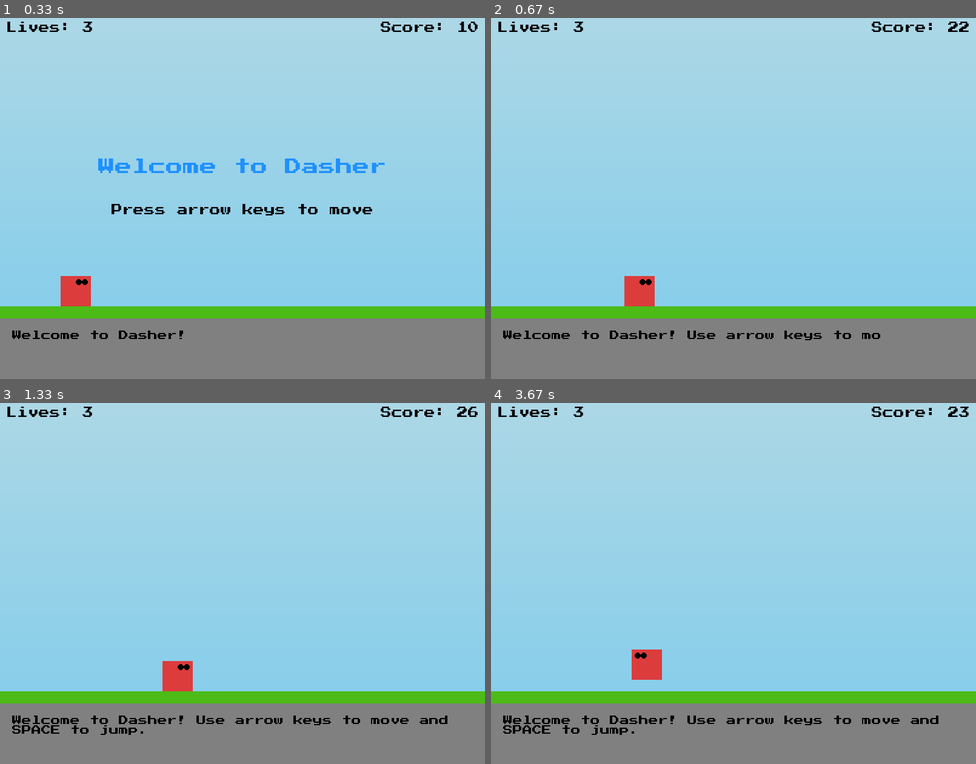
Above: before the commit, frames 1-4 (two rows, left to right).
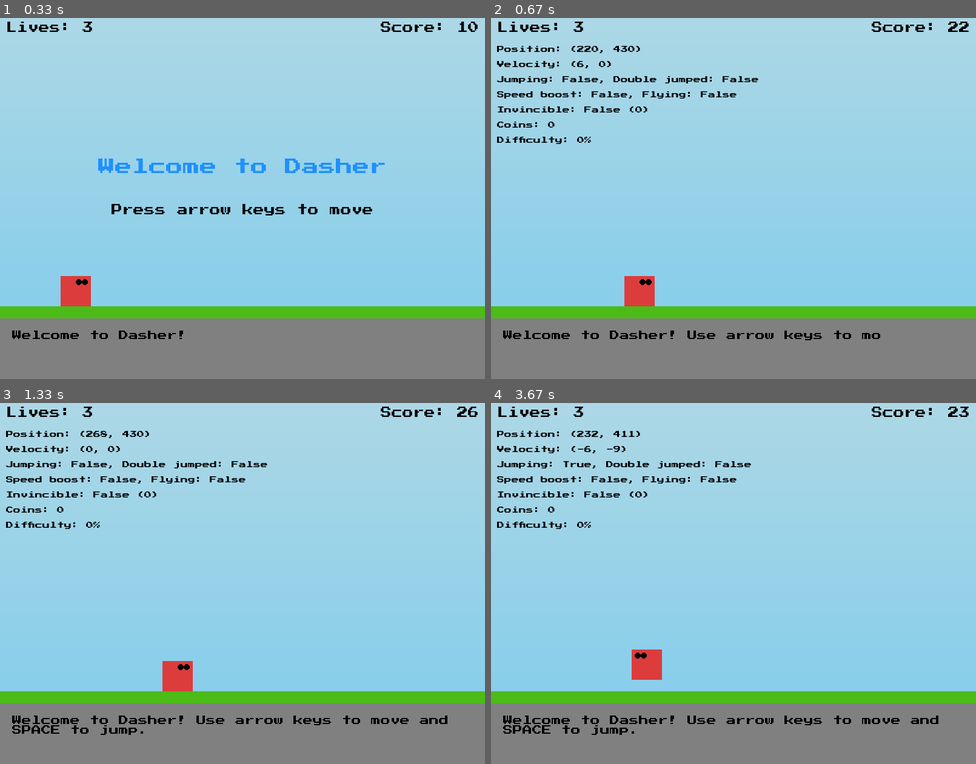
Above: after the commit, the same moments.

Repository: jakezhiming/dasher
Game: pygame game, started from main.py
Same seed, same stepped clock (60 frames per second), same inputs: the game is played once before the commit and once after it.
Inputs:
- Up to frame 1 (0.33 s): no input
- Up to frame 2 (0.67 s): hold D from 0.33 s (still down); hold Right from 0.33 s (still down)
- Up to frame 3 (1.33 s): release D at 0.8 s; release Right at 0.8 s
- Up to frame 4 (3.67 s): hold Left from 3.57 s (still down); tap Space at 3.63 s

Frame 1 is identical in both runs. In frame 2, 1.5% of the frame differs, in the area x 1-56%, y 7-35%; in frame 3, 1.5%; in frame 4, 1.5%.

Commit message:
fix debug pannel bug

Diff:
--- a/input_handler.py
+++ b/input_handler.py
@@ -4,14 +4,16 @@
 # Global variables for input state
 space_key_pressed = False
 d_key_pressed = False
-show_debug = False
+show_debug = False  # Start with debug off
 
 def handle_input(player):
     """Handle keyboard input for player movement and debug toggle."""
     global space_key_pressed, show_debug, d_key_pressed
     keys = pygame.key.get_pressed()
 
-    # Toggle debug display with 'D' key
+    # Toggle debug display with 'D' key (both uppercase and lowercase)
+    # Note: pygame.K_d is lowercase 'd', pygame.K_CAPITAL_D doesn't exist
+    # Pygame handles this automatically based on the key pressed, not the case
     if keys[pygame.K_d] and not d_key_pressed:
         show_debug = not show_debug
         d_key_pressed = True
--- a/main.py
+++ b/main.py
@@ -11,7 +11,7 @@
 from player import Player
 from game_objects import Floor, Platform, Obstacle, Coin, PowerUp
 from ui import draw_status_bar, draw_debug_info, message_manager
-from input_handler import handle_input, update_scroll, show_debug
+import input_handler
 from level_generator import generate_new_segment, remove_old_objects
 
 # Initialize Pygame
@@ -39,17 +39,19 @@
 
 # Main loop
 running = True
+frame_count = 0
 while running:
+    frame_count += 1
     for event in pygame.event.get():
         if event.type == pygame.QUIT:
             running = False
 
     if game_state == GAME_RUNNING:
         # Game logic
-        player_has_moved = handle_input(player) or player_has_moved
+        player_has_moved = input_handler.handle_input(player) or player_has_moved
 
         game_over = player.update(floors, platforms, obstacles, coins, power_ups)
-        camera_x = update_scroll(player, camera_x)
+        camera_x = input_handler.update_scroll(player, camera_x)
 
         if camera_x + WIDTH > rightmost_floor_end - 300:
             rightmost_floor_end = generate_new_segment(player, floors, platforms, obstacles, coins, power_ups, rightmost_floor_end, camera_x, WIDTH)
@@ -72,7 +74,7 @@
         draw_status_bar(screen, player)
 
         # Draw debug info if enabled
-        if show_debug:
+        if input_handler.show_debug:
             draw_debug_info(screen, player)
 
         # Draw welcome text if player hasn't moved yet
